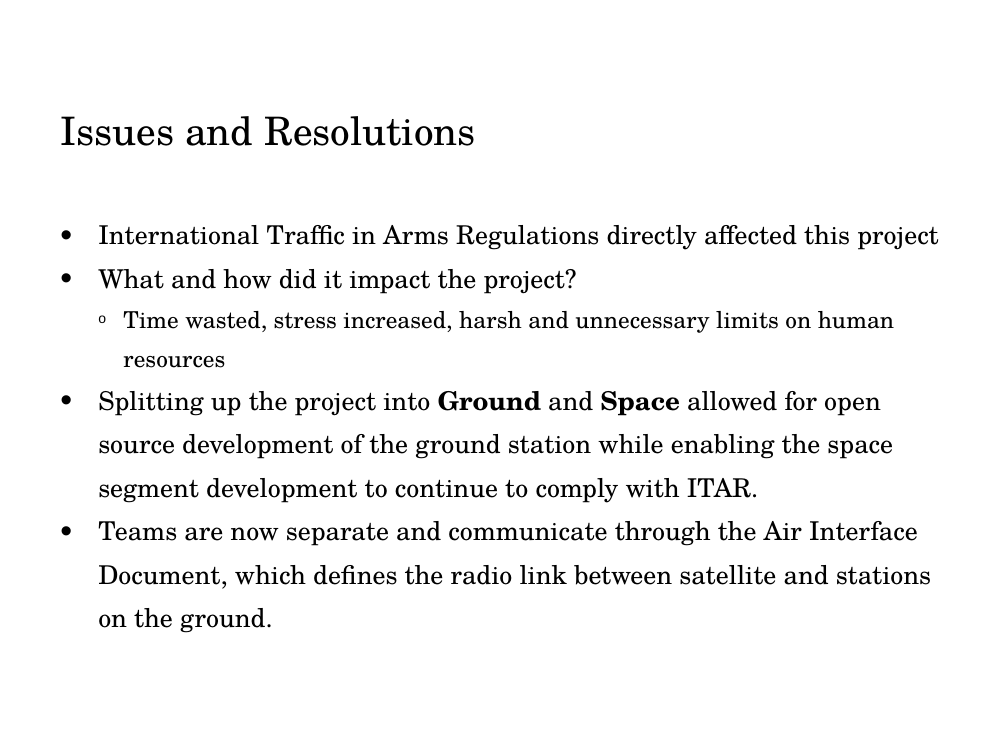
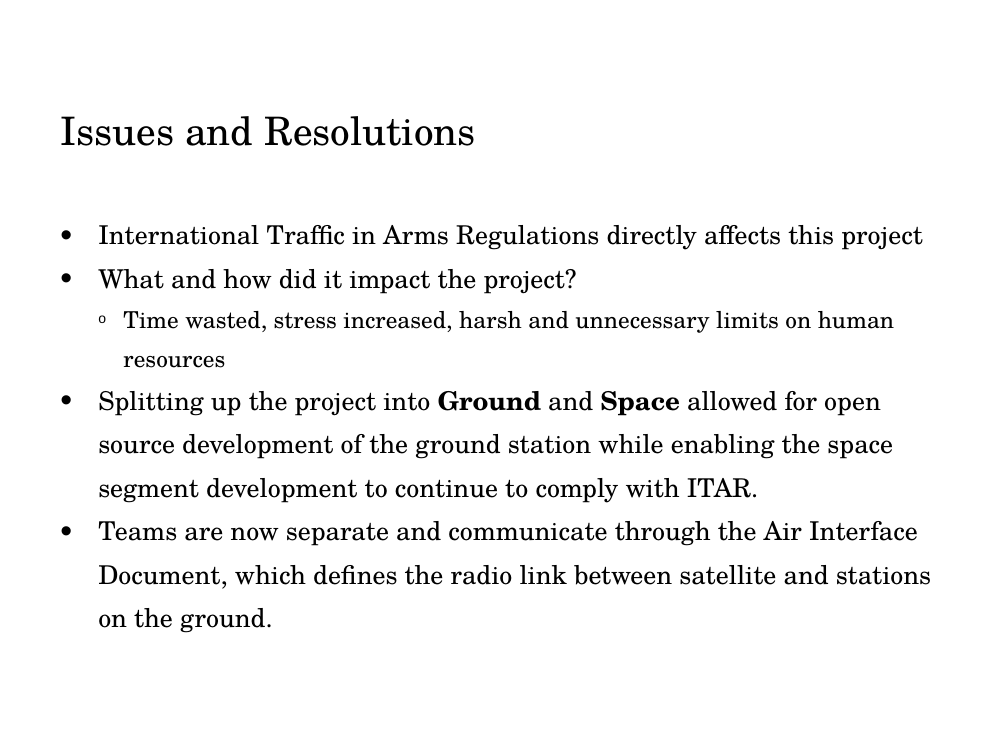
Before and after one commit to OpenResearchInstitute/documents, a slide deck: slide 7 of Papers_and_Presentations/PARC_4on4.pptx. Drawn at 1008x756 pixels with LibreOffice and Linux fonts; fonts in the diff are those of the drawing; background and template pictures are left out. Boxes give left, top, right and bottom in pixels: in the first picture for what was removed or moved away, otherwise in the second. Text is boxed around its words. In the diff, an @@ line names an element or a change of style, - is before the commit and + after.

```diff
--- a/Papers_and_Presentations/PARC_4on4.pptx
+++ b/Papers_and_Presentations/PARC_4on4.pptx
@@ text at (98,225,922,250): text changed @@
-• International Traffic in Arms Regulations directly affected this project
+• International Traffic in Arms Regulations directly affects this project
```
Also in this commit, not shown: 2 other slides changed.
